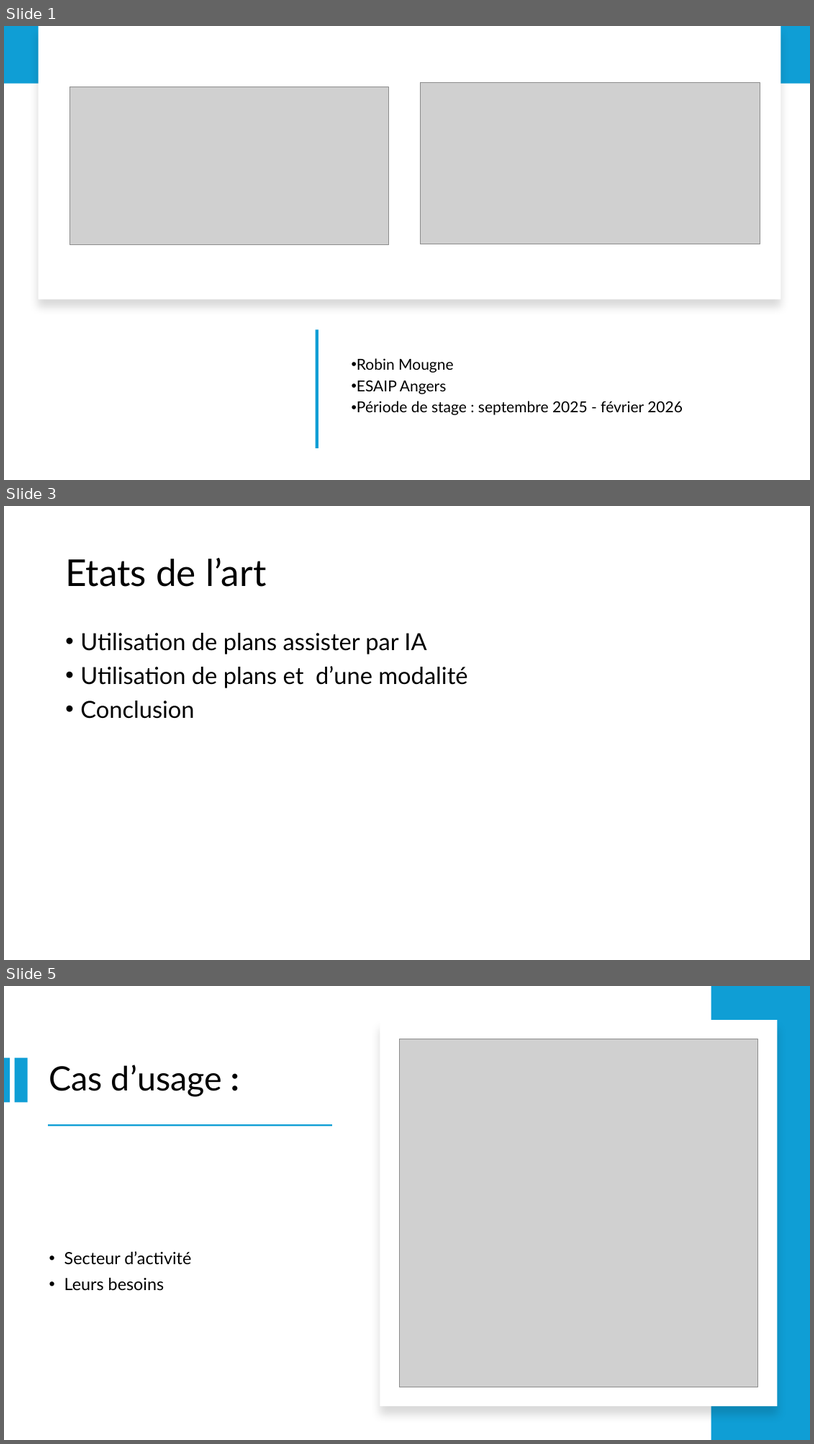
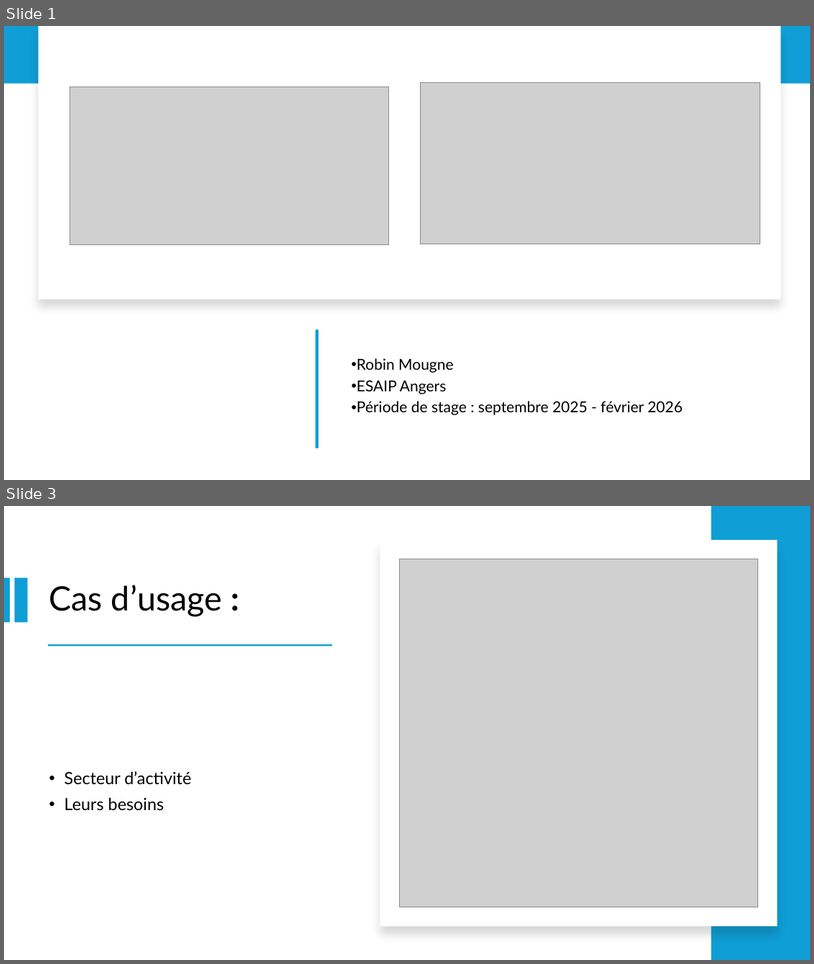
Before and after one commit to IzowRM/Stage-Cetic, a slide deck: TIM Pluo/Slide_Pluo.pptx. Shown one above the other, each under a label of ours: slides 1, 3 and 5 before the commit, slides 1 and 3 after it; the slides between them are not shown. The pictures are 814x1444 and 814x964 pixels, drawn with LibreOffice and Linux fonts; fonts in the diff are those of the drawing; grey boxes stand for pictures. Boxes give left, top, right and bottom in pixels: in the first picture for what was removed or moved away, otherwise in the second. Text is boxed around its words. In the diff, an @@ line names an element or a change of style, - is before the commit and + after.

```diff
--- a/TIM Pluo/Slide_Pluo.pptx
+++ b/TIM Pluo/Slide_Pluo.pptx
@@ slide 3 removed at (x1=4, y1=506, x2=810, y2=960), background #FFFFFF @@
@@ title removed at (x1=65, y1=558, x2=266, y2=587) @@
-Etats de l’art
@@ text removed at (x1=80, y1=633, x2=468, y2=718) @@
-• Utilisation de plans assister par IA
-• Utilisation de plans et d’une modalité
-• Conclusion
@@ what was slide 5 is now slide 3 @@
```
Also in this commit, not shown: 4 slides changed, 1 other slide removed, 4 other files.
